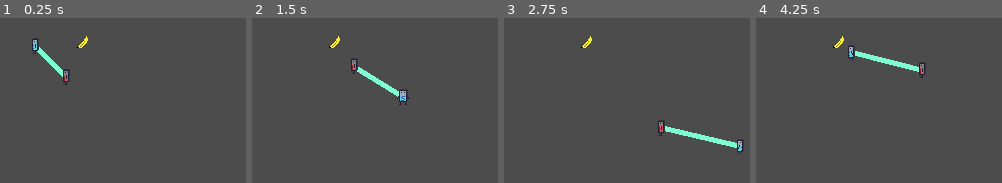
Above: before the commit, frames 1-4 (left to right).
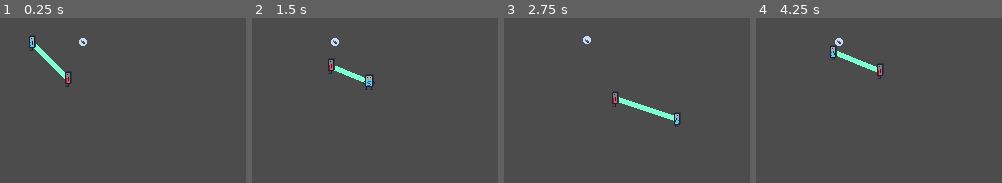
Above: after the commit, the same moments.

Repository: Cmdr3nder/magny-and-ferrus
Game: Godot game, scene res://Main.tscn
The game is run twice, just before and just after one commit, with the same random seed, the same clock (stepped at 60 frames per second) and the same inputs.
Inputs:
- Up to frame 1 (0.25 s): no input
- Up to frame 2 (1.5 s): hold D (p1_right) 0.53-1.28 s; hold S (p1_down) from 1.28 s (still down)
- Up to frame 3 (2.75 s): release S (p1_down) at 2.03 s; hold D (p1_right) from 2.03 s (still down)
- Up to frame 4 (4.25 s): release D (p1_right) at 2.78 s; hold W (p1_up) 2.78-3.53 s; hold A (p1_left) from 3.53 s (still down)

The runs differ from the first frame. In frame 1, 0.8% of the frame differs, in the area x 11-36%, y 10-42%; in frame 2, 2.2%; in frame 3, 2.8%, in the area x 31-98%, y 10-83%; in frame 4, 2.4%.

Commit message:
Collectible animation

Diff:
--- a/Brother.gd
+++ b/Brother.gd
@@ -3,8 +3,8 @@
 signal broadcast_pos(pos)
 
 var other_brother_pos = Vector2.ZERO
-export(int) var connection_force = 1
-export(int) var speed = 200
+export(float) var connection_force = 0.7
+export(float) var speed = 125
 export(String) var up_btn = "p1_up"
 export(String) var down_btn = "p1_down"
 export(String) var left_btn = "p1_left"
--- a/Brothers.tscn
+++ b/Brothers.tscn
@@ -6,32 +6,30 @@
 
 [sub_resource type="AnimationNodeStateMachinePlayback" id=1]
 
-[node name="Brothers" type="Node2D"]
+[node name="Brothers" type="YSort"]
 
 [node name="Connector" type="Node2D" parent="."]
 script = ExtResource( 2 )
 
-[node name="YSort" type="YSort" parent="."]
-
-[node name="Brother" parent="YSort" instance=ExtResource( 3 )]
+[node name="Brother" parent="." instance=ExtResource( 3 )]
 position = Vector2( 50, 50 )
 
-[node name="Brother2" parent="YSort" instance=ExtResource( 3 )]
+[node name="Brother2" parent="." instance=ExtResource( 3 )]
 position = Vector2( 100, 100 )
 up_btn = "p2_up"
 down_btn = "p2_down"
 left_btn = "p2_left"
 right_btn = "p2_right"
 
-[node name="Sprite" parent="YSort/Brother2" index="1"]
+[node name="Sprite" parent="Brother2" index="1"]
 texture = ExtResource( 1 )
 
-[node name="AnimationTree" parent="YSort/Brother2" index="3"]
+[node name="AnimationTree" parent="Brother2" index="3"]
 parameters/playback = SubResource( 1 )
 
-[connection signal="broadcast_pos" from="YSort/Brother" to="Connector" method="_update_one_pos"]
-[connection signal="broadcast_pos" from="YSort/Brother" to="YSort/Brother2" method="listen_other_pos"]
-[connection signal="broadcast_pos" from="YSort/Brother2" to="Connector" method="_update_two_pos"]
-[connection signal="broadcast_pos" from="YSort/Brother2" to="YSort/Brother" method="listen_other_pos"]
+[connection signal="broadcast_pos" from="Brother" to="Connector" method="_update_one_pos"]
+[connection signal="broadcast_pos" from="Brother" to="Brother2" method="listen_other_pos"]
+[connection signal="broadcast_pos" from="Brother2" to="Connector" method="_update_two_pos"]
+[connection signal="broadcast_pos" from="Brother2" to="Brother" method="listen_other_pos"]
 
-[editable path="YSort/Brother2"]
+[editable path="Brother2"]
--- a/Collectible.tscn
+++ b/Collectible.tscn
@@ -1,22 +1,42 @@
-[gd_scene load_steps=4 format=2]
+[gd_scene load_steps=5 format=2]
 
-[ext_resource path="res://banana.png" type="Texture" id=1]
+[ext_resource path="res://Glitters.png" type="Texture" id=1]
 [ext_resource path="res://Collectible.gd" type="Script" id=2]
 
 [sub_resource type="CapsuleShape2D" id=1]
 radius = 1.60975
-height = 9.92067
+height = 5.18745
+
+[sub_resource type="Animation" id=2]
+resource_name = "Bob"
+length = 1.2
+loop = true
+tracks/0/type = "value"
+tracks/0/path = NodePath("Sprite:frame")
+tracks/0/interp = 1
+tracks/0/loop_wrap = true
+tracks/0/imported = false
+tracks/0/enabled = true
+tracks/0/keys = {
+"times": PoolRealArray( 0, 0.3, 0.6, 0.9 ),
+"transitions": PoolRealArray( 1, 1, 1, 1 ),
+"update": 1,
+"values": [ 0, 1, 0, 2 ]
+}
 
 [node name="Collectible" type="Area2D"]
 script = ExtResource( 2 )
 
 [node name="Sprite" type="Sprite" parent="."]
 texture = ExtResource( 1 )
+hframes = 3
 
 [node name="CollisionShape2D" type="CollisionShape2D" parent="."]
-position = Vector2( 0.250282, 1.25141 )
-rotation = 0.726057
-scale = Vector2( 1, 1 )
+position = Vector2( 0.0883865, 2.12133 )
 shape = SubResource( 1 )
 
+[node name="AnimationPlayer" type="AnimationPlayer" parent="."]
+autoplay = "Bob"
+anims/Bob = SubResource( 2 )
+
 [connection signal="body_entered" from="." to="." method="_on_Collectible_body_entered"]
--- a/Main.tscn
+++ b/Main.tscn
@@ -4,21 +4,13 @@
 [ext_resource path="res://Main.gd" type="Script" id=2]
 [ext_resource path="res://Collectible.tscn" type="PackedScene" id=3]
 
-[sub_resource type="AnimationNodeStateMachinePlayback" id=1]
-
 [sub_resource type="RectangleShape2D" id=2]
 extents = Vector2( 301.792, 10 )
 
+[sub_resource type="AnimationNodeStateMachinePlayback" id=3]
+
 [node name="Main" type="Node2D"]
 script = ExtResource( 2 )
-
-[node name="Brothers" parent="." instance=ExtResource( 1 )]
-
-[node name="AnimationTree" parent="Brothers/Brother2" index="3"]
-parameters/playback = SubResource( 1 )
-
-[node name="Collectible" parent="." instance=ExtResource( 3 )]
-position = Vector2( 106.778, 55.1215 )
 
 [node name="Walls" type="StaticBody2D" parent="."]
 
@@ -40,5 +32,15 @@
 rotation = 1.5708
 shape = SubResource( 2 )
 
-[editable path="Brothers"]
-[editable path="Brothers/Brother2"]
+[node name="YSort" type="YSort" parent="."]
+
+[node name="Collectible" parent="YSort" instance=ExtResource( 3 )]
+position = Vector2( 106.778, 55.1215 )
+
+[node name="Brothers" parent="YSort" instance=ExtResource( 1 )]
+
+[node name="AnimationTree" parent="YSort/Brothers/Brother2" index="3"]
+parameters/playback = SubResource( 3 )
+
+[editable path="YSort/Brothers"]
+[editable path="YSort/Brothers/Brother2"]
Binary file added: Endposts.png
Not shown, added: Endposts.png.import
Binary file added: Glitters.png
Not shown, added: Glitters.png.import
